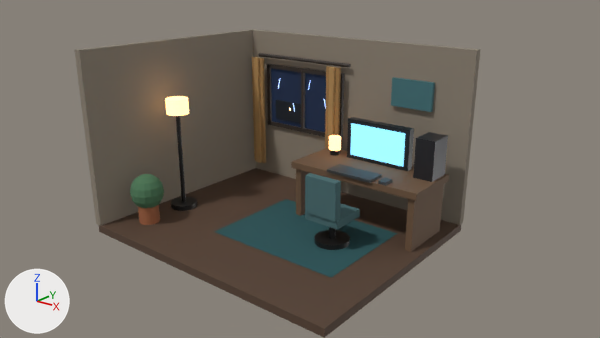
An edit to the Blender file Blender/CozyRoomDiorama/cozyroomdiorama.blend, drawn before and after from the same camera.
Rendered twice from the file's camera 'Camera_Hero'. The axes (+X, +Y, +Z) are drawn at lower left. The lights are the same throughout. The older version comes first.

The first picture shows 'Chair_Back', 'Desk_Leg_R', 'Desk_Top', 'Floor', 'Monitor_Screen', 'PC_Tower', 'Rug', 'Wall_Back_Bottom', 'Wall_Back_Right', 'Wall_Back_Top', 'Wall_Left', 'Window_Glass' and 29 more.
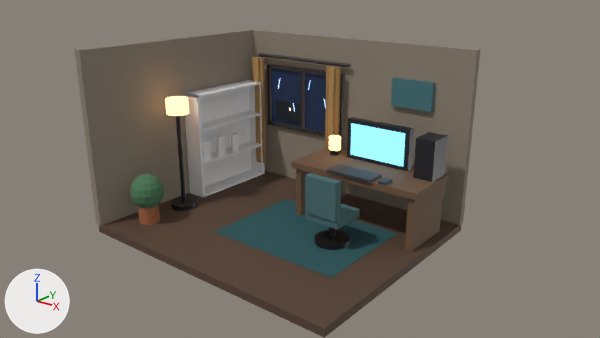
Boxes (x1, y1, x2, y2) around the edits, measured in the pictures (600 x 338 px):
'Bookshelf_Back', added
    after: (183, 80, 251, 193)
'Bookshelf_Side_L', added
    after: (184, 93, 206, 197)
'Bookshelf_Side_R', added
    after: (249, 84, 265, 174)
'Bookshelf_Bottom', added
    after: (191, 169, 264, 197)
'Bookshelf_Top', added
    after: (184, 80, 261, 98)
'Bookshelf_Shelf_2', added
    after: (201, 111, 262, 132)
'Bookshelf_Shelf_1', added
    after: (203, 141, 262, 165)
'Book_2', added
    after: (216, 135, 225, 157)
'Book_1', added
    after: (203, 140, 211, 161)
'Book_3', added
    after: (231, 133, 239, 152)

Patch to the scene script:
```diff
--- a/Blender/CozyRoomDiorama/cozyroomdiorama.blend.py
+++ b/Blender/CozyRoomDiorama/cozyroomdiorama.blend.py
@@ me_book_3_mesh @@
+me_book_3_mesh.from_pydata(...)  # a box spanning x -1.0..1.0, y -1.0..1.0, z -1.0..1.0
@@ me_book_2_mesh @@
+me_book_2_mesh.from_pydata(...)  # a box spanning x -1.0..1.0, y -1.0..1.0, z -1.0..1.0
@@ me_book_1_mesh @@
+me_book_1_mesh.from_pydata(...)  # a box spanning x -1.0..1.0, y -1.0..1.0, z -1.0..1.0
@@ me_bookshelf_shelf_2_mesh @@
+me_bookshelf_shelf_2_mesh.from_pydata(...)  # a box spanning x -1.0..1.0, y -1.0..1.0, z -1.0..1.0
@@ me_bookshelf_shelf_1_mesh @@
+me_bookshelf_shelf_1_mesh.from_pydata(...)  # a box spanning x -1.0..1.0, y -1.0..1.0, z -1.0..1.0
@@ me_bookshelf_bottom_mesh @@
+me_bookshelf_bottom_mesh.from_pydata(...)  # a box spanning x -1.0..1.0, y -1.0..1.0, z -1.0..1.0
@@ me_bookshelf_top_mesh @@
+me_bookshelf_top_mesh.from_pydata(...)  # a box spanning x -1.0..1.0, y -1.0..1.0, z -1.0..1.0
@@ me_bookshelf_side_r_mesh @@
+me_bookshelf_side_r_mesh.from_pydata(...)  # a box spanning x -1.0..1.0, y -1.0..1.0, z -1.0..1.0
@@ me_bookshelf_side_l_mesh @@
+me_bookshelf_side_l_mesh.from_pydata(...)  # a box spanning x -1.0..1.0, y -1.0..1.0, z -1.0..1.0
@@ me_bookshelf_back_mesh @@
+me_bookshelf_back_mesh.from_pydata(...)  # a box spanning x -1.0..1.0, y -1.0..1.0, z -1.0..1.0
@@ ob_book_3 @@
+ob_book_3 = bpy.data.objects.new('Book_3', me_book_3_mesh)
+ob_book_3.location = (-1.86, 0.9, 0.78)
+ob_book_3.scale = (0.025, 0.07, 0.16)
@@ ob_book_2 @@
+ob_book_2 = bpy.data.objects.new('Book_2', me_book_2_mesh)
+ob_book_2.location = (-1.86, 0.55, 0.8)
+ob_book_2.scale = (0.025, 0.075, 0.18)
@@ ob_book_1 @@
+ob_book_1 = bpy.data.objects.new('Book_1', me_book_1_mesh)
+ob_book_1.location = (-1.86, 0.2, 0.79)
+ob_book_1.scale = (0.025, 0.08, 0.17)
@@ ob_bookshelf_shelf_2 @@
+ob_bookshelf_shelf_2 = bpy.data.objects.new('Bookshelf_Shelf_2', me_bookshelf_shelf_2_mesh)
+ob_bookshelf_shelf_2.location = (-1.94, 0.8, 1.2)
+ob_bookshelf_shelf_2.scale = (0.16, 0.77, 0.02)
@@ ob_bookshelf_shelf_1 @@
+ob_bookshelf_shelf_1 = bpy.data.objects.new('Bookshelf_Shelf_1', me_bookshelf_shelf_1_mesh)
+ob_bookshelf_shelf_1.location = (-1.94, 0.8, 0.6)
+ob_bookshelf_shelf_1.scale = (0.16, 0.77, 0.02)
@@ ob_bookshelf_bottom @@
+ob_bookshelf_bottom = bpy.data.objects.new('Bookshelf_Bottom', me_bookshelf_bottom_mesh)
+ob_bookshelf_bottom.location = (-1.94, 0.8, 0.02)
+ob_bookshelf_bottom.scale = (0.16, 0.8, 0.02)
@@ ob_bookshelf_top @@
+ob_bookshelf_top = bpy.data.objects.new('Bookshelf_Top', me_bookshelf_top_mesh)
+ob_bookshelf_top.location = (-1.94, 0.8, 1.78)
+ob_bookshelf_top.scale = (0.16, 0.8, 0.02)
@@ ob_bookshelf_side_r @@
+ob_bookshelf_side_r = bpy.data.objects.new('Bookshelf_Side_R', me_bookshelf_side_r_mesh)
+ob_bookshelf_side_r.location = (-1.94, 1.57, 0.9)
+ob_bookshelf_side_r.scale = (0.16, 0.03, 0.9)
@@ ob_bookshelf_side_l @@
+ob_bookshelf_side_l = bpy.data.objects.new('Bookshelf_Side_L', me_bookshelf_side_l_mesh)
+ob_bookshelf_side_l.location = (-1.94, 0.03, 0.9)
+ob_bookshelf_side_l.scale = (0.16, 0.03, 0.9)
@@ ob_bookshelf_back @@
+ob_bookshelf_back = bpy.data.objects.new('Bookshelf_Back', me_bookshelf_back_mesh)
+ob_bookshelf_back.location = (-2.1, 0.8, 0.9)
+ob_bookshelf_back.scale = (0.02, 0.8, 0.9)
```
